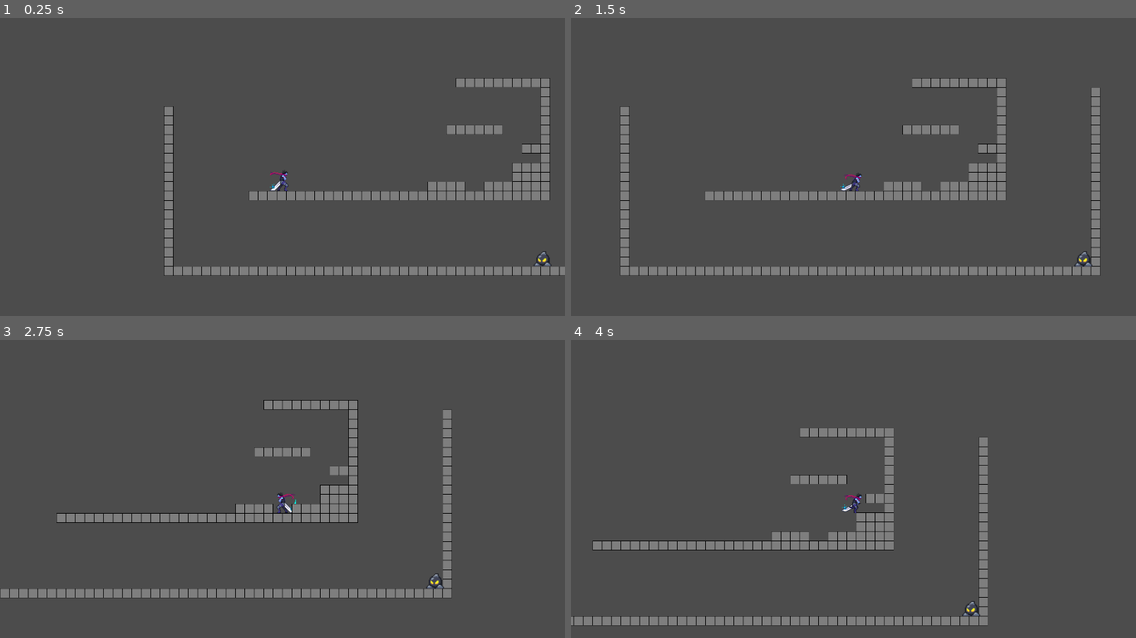
Above: before the commit, frames 1-4 (two rows, left to right).
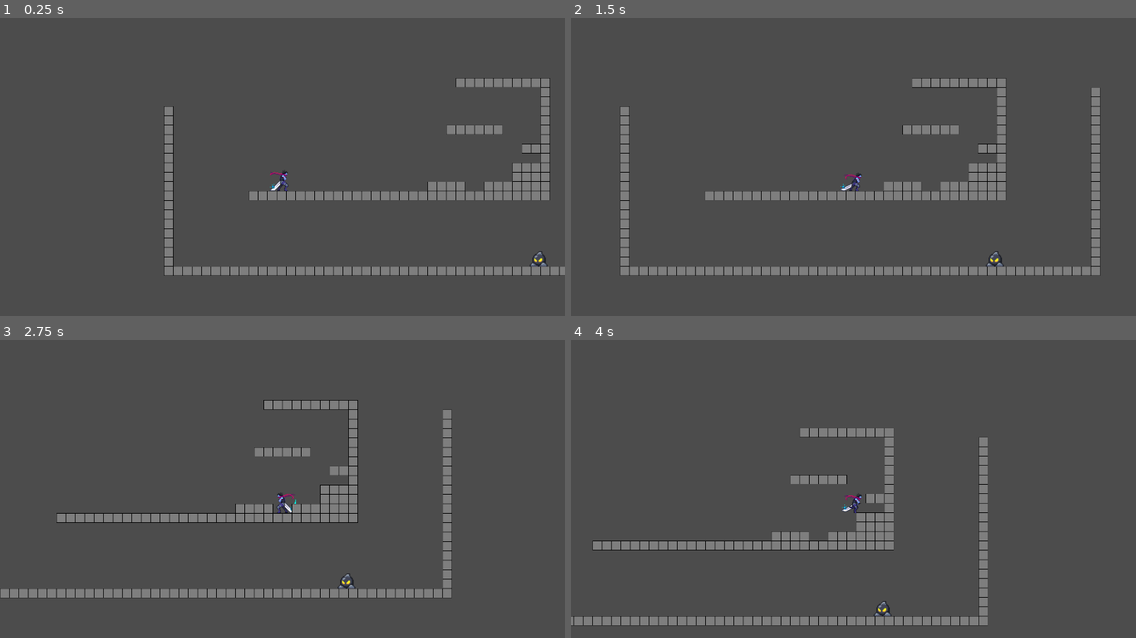
Above: after the commit, the same moments.

Repository: Desponark/The-Override
Game: Godot game, scene res://Game.tscn
Two runs of this game, one before a commit and one after it. Both use one fixed random seed, a clock stepped at 60 frames per second and the inputs below.
Inputs:
- Up to frame 1 (0.25 s): no input
- Up to frame 2 (1.5 s): tap Enter at 0.5 s; hold F (attack) 0.53-1.28 s; hold Right (ui_right) from 0.53 s (still down); tap Space (jump) at 0.77 s; tap F (attack) at 1.35 s
- Up to frame 3 (2.75 s): tap Space (jump) at 1.52 s; release Right (ui_right) at 2.03 s; hold Left (ui_left) from 2.03 s (still down); hold F (attack) from 2.03 s (still down)
- Up to frame 4 (4 s): tap Space (jump) at 2.75, 3.02, 3.77 s; release Left (ui_left) at 2.78 s; release F (attack) at 2.78 s; hold Right (ui_right) from 2.78 s (still down); tap F (attack) at 2.85 s; hold F (attack) from 3.53 s (still down)

The runs differ from the first frame. In frame 1, 0.1% of the frame differs, in the area x 93-98%, y 78-84%; in frame 2, 0.1%, in the area x 73-93%, y 78-84%; in frame 3, 0.1%; in frame 4, 0.1%.

Commit message:
- moved hit & hurtboxes - added EventBus - added time freeze for hitting enemies

Diff:
--- /dev/null
+++ b/Prototype2/Game.gd
@@ -0,0 +1,13 @@
+extends Node2D
+
+export var freezeSlow = 0.07
+export var freezeTime = 0.3
+
+func _ready():
+	EventBus.connect("enemyWasHit", self, "freezeEngine")
+
+# this is for creating a nice hit stop / freeze effect for making melee hit feel more impactful
+func freezeEngine():
+	Engine.time_scale = freezeSlow
+	yield(get_tree().create_timer(freezeTime * freezeSlow), "timeout")
+	Engine.time_scale = 1
--- a/Prototype2/Game.tscn
+++ b/Prototype2/Game.tscn
@@ -1,10 +1,12 @@
-[gd_scene load_steps=4 format=2]
+[gd_scene load_steps=5 format=2]
 
 [ext_resource path="res://assets/player/Player.tscn" type="PackedScene" id=1]
 [ext_resource path="res://assets/environment/tilemaps/GrayBlock.tscn" type="PackedScene" id=2]
 [ext_resource path="res://assets/enemies/Enemy.tscn" type="PackedScene" id=3]
+[ext_resource path="res://Game.gd" type="Script" id=4]
 
 [node name="Game" type="Node2D"]
+script = ExtResource( 4 )
 
 [node name="Player" parent="." instance=ExtResource( 1 )]
 position = Vector2( 115, 527 )
--- /dev/null
+++ b/Prototype2/assets/autoLoad/EventBus.gd
@@ -0,0 +1,6 @@
+# Event bus for distant nodes to communicate using signals.
+# This is intended for cases where connecting the nodes directly creates more coupling
+# or increases code complexity substantially.
+extends Node
+
+signal enemyWasHit
--- a/Prototype2/assets/collisionBoxes/HurtBox.gd
+++ b/Prototype2/assets/customNodes/HurtBox.gd
@@ -5,6 +5,8 @@
 	connect("area_entered", self, "_on_area_entered")
 
 func _on_area_entered(hitBox: HitBox):
+	# Lars: call function on hitbox and give it owner so we can call take dmg there
+
 	# return if area is not a hitbox
 	if hitBox == null:
 		return
--- a/Prototype2/assets/enemies/Enemy.gd
+++ b/Prototype2/assets/enemies/Enemy.gd
@@ -15,25 +15,25 @@
 
 func takeDamage(damage):
 	$AnimationPlayer.play("hit")
+	EventBus.emit_signal("enemyWasHit")
 	print(damage)
 
 
 func knockBack(sourcePosition):
 	$HitParticles.rotation = get_angle_to(sourcePosition) + PI
 	knockBackForce = - global_position.direction_to(sourcePosition) * 300
-	velocity = knockBackForce
+#	velocity = knockBackForce
 
 	print(knockBackForce)
 
 func _physics_process(delta):
-
 	# get knockbacked
 #	knockBackForce = lerp(knockBackForce, Vector2.ZERO, delta * 10)
 #	move_and_slide(knockBackForce, upDiretion)
 
 	# apply gravity
 	velocity.y += gravity * delta
-	velocity.x += moveSpeed * delta
-	clamp(velocity.x, 0.0, moveSpeed)
+#	velocity.x += -moveSpeed * delta
+#	clamp(velocity.x, 0.0, moveSpeed)
 #	velocity.x = lerp(velocity.x, horizontalDirection * moveSpeed, acceleration)
 	move_and_slide(velocity, upDiretion)
--- a/Prototype2/assets/enemies/Enemy.tscn
+++ b/Prototype2/assets/enemies/Enemy.tscn
@@ -4,7 +4,7 @@
 [ext_resource path="res://assets/enemies/Swordsman0001.png" type="Texture" id=2]
 [ext_resource path="res://assets/enemies/Swordsman0003.png" type="Texture" id=3]
 [ext_resource path="res://assets/enemies/Swordsman0002.png" type="Texture" id=4]
-[ext_resource path="res://assets/collisionBoxes/HurtBox.gd" type="Script" id=5]
+[ext_resource path="res://assets/customNodes/HurtBox.gd" type="Script" id=5]
 [ext_resource path="res://assets/enemies/Enemy.gd" type="Script" id=6]
 [ext_resource path="res://assets/shaders/WhiteFlash.gdshader" type="Shader" id=7]
 [ext_resource path="res://assets/enemies/ice_particle_white.png" type="Texture" id=8]
--- a/Prototype2/assets/player/Player.gd
+++ b/Prototype2/assets/player/Player.gd
@@ -17,6 +17,7 @@
 export var maxHealth = 100
 var health = 100
 
+# Lars: use enum
 var isFalling = false
 var isJumping = false
 var isDoubleJumping = false
@@ -81,14 +82,23 @@
 	elif isIdling:
 		$AnimationPlayer.play("idle")
 
-
 func calculateMoveVelocity(horizontalDirection, delta):
 	if horizontalDirection != 0:
 		# speed up the player
 		velocity.x = lerp(velocity.x, horizontalDirection * maxSpeed, acceleration)
+
+		# Lars: use tween instead of lerp
+		# experimental tween approach
+#		var tween = create_tween()
+#		velocity.x = tween.interpolate_value(velocity.x, (horizontalDirection * maxSpeed) - velocity.x, 0.1, 1.0, Tween.TRANS_LINEAR, Tween.EASE_IN)
 	else:
 		# slow down the player
 		velocity.x = lerp(velocity.x, 0, friction)
+
+		# experimental tween approach
+#		var tween = create_tween()
+#		velocity.x = tween.interpolate_value(velocity.x, 0.0 - velocity.x, 0.2, 1.0, Tween.TRANS_LINEAR, Tween.EASE_IN_OUT)
+
 	# aplly downwards gravity
 	velocity.y += gravity * delta
 
--- a/Prototype2/assets/player/Player.tscn
+++ b/Prototype2/assets/player/Player.tscn
@@ -5,7 +5,7 @@
 [ext_resource path="res://assets/player/SwordsmanRunningSeperated-sheet.png" type="Texture" id=3]
 [ext_resource path="res://assets/player/SwordsmanJump-sheet.png" type="Texture" id=4]
 [ext_resource path="res://assets/player/SwordsmanAttack-sheet.png" type="Texture" id=5]
-[ext_resource path="res://assets/collisionBoxes/HitBox.gd" type="Script" id=6]
+[ext_resource path="res://assets/customNodes/HitBox.gd" type="Script" id=6]
 
 [sub_resource type="CapsuleShape2D" id=1]
 radius = 32.0
--- a/Prototype2/project.godot
+++ b/Prototype2/project.godot
@@ -12,12 +12,12 @@
 "base": "Area2D",
 "class": "HitBox",
 "language": "GDScript",
-"path": "res://assets/collisionBoxes/HitBox.gd"
+"path": "res://assets/customNodes/HitBox.gd"
 }, {
 "base": "Area2D",
 "class": "HurtBox",
 "language": "GDScript",
-"path": "res://assets/collisionBoxes/HurtBox.gd"
+"path": "res://assets/customNodes/HurtBox.gd"
 } ]
 _global_script_class_icons={
 "HitBox": "",
@@ -29,6 +29,10 @@
 config/name="Prototype 2"
 run/main_scene="res://Game.tscn"
 config/icon="res://icon.png"
+
+[autoload]
+
+EventBus="*res://assets/autoLoad/EventBus.gd"
 
 [display]
 
Renamed: Prototype2/assets/collisionBoxes/HitBox.gd -> Prototype2/assets/customNodes/HitBox.gd
